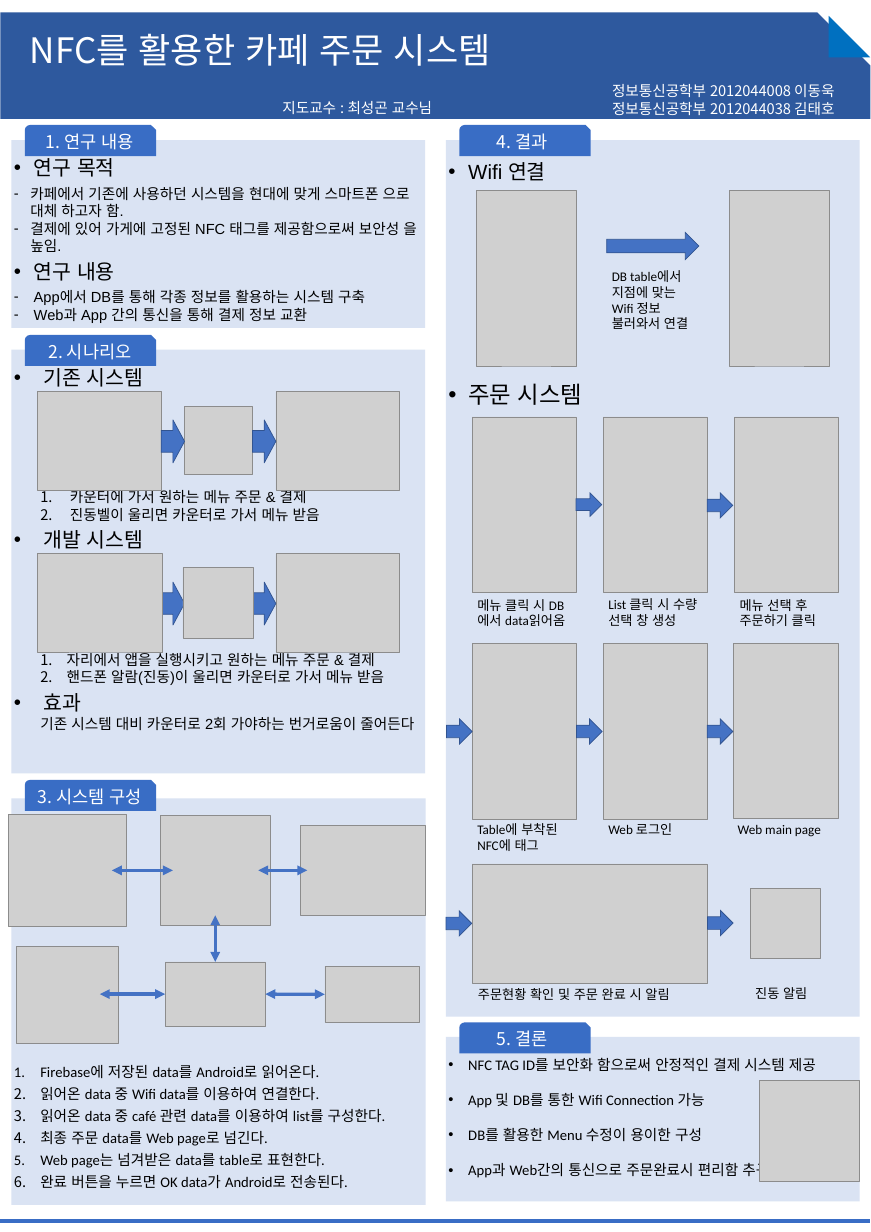
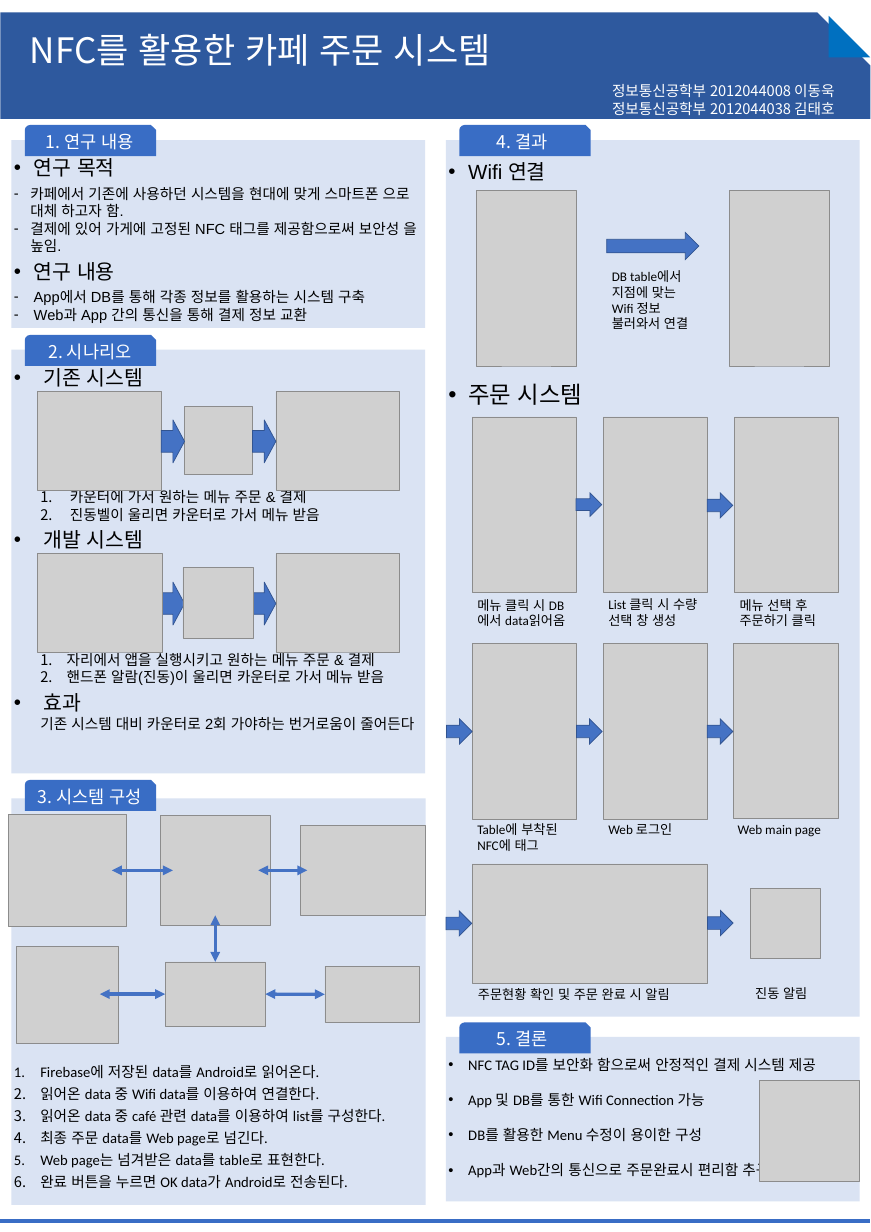
Before and after one commit to DevTaeho/Projects, a slide deck: slide 1 of Android/GradProj/포스터.pptx. Drawn at 871x1232 pixels with LibreOffice and Linux fonts; fonts in the diff are those of the drawing; grey boxes stand for pictures. Boxes give left, top, right and bottom in pixels: in the first picture for what was removed or moved away, otherwise in the second. Text is boxed around its words. In the diff, an @@ line names an element or a change of style, - is before the commit and + after.

Commit message:
Poster

```diff
--- a/Android/GradProj/포스터.pptx
+++ b/Android/GradProj/포스터.pptx
@@ text removed at <box>282,101,432,114</box> @@
-지도교수 : 최성곤 교수님
```
